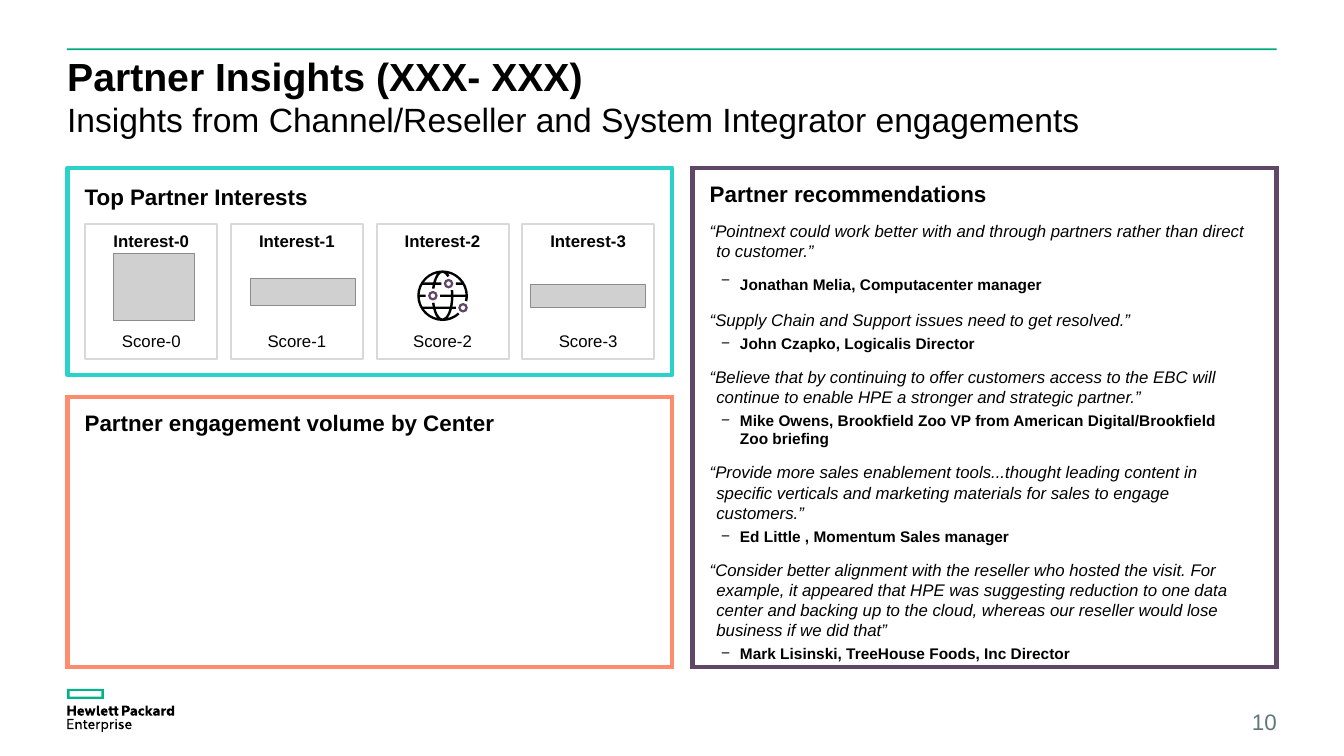
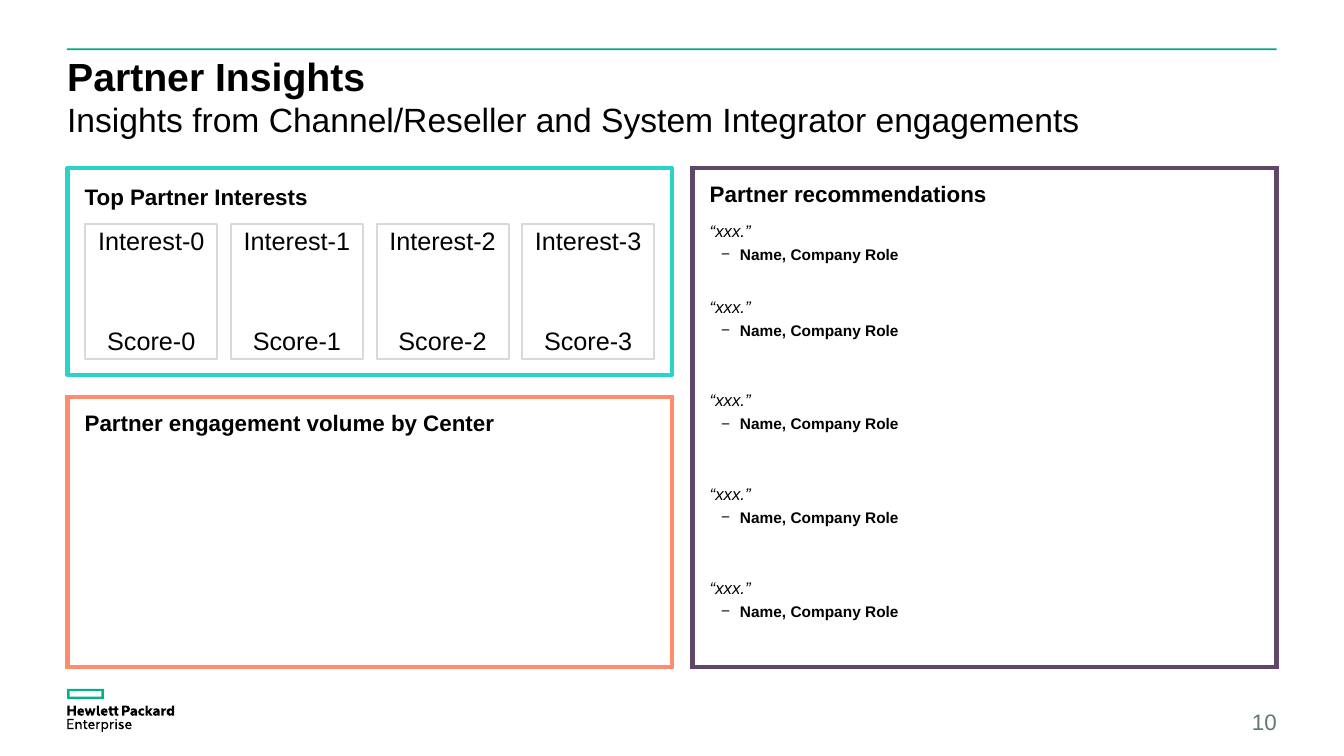
Before and after one commit to clivemeister/excel_to_ppt, a slide deck: slide 10 of GCA_Customer_Insights_Month-Year.pptx. Drawn at 1344x756 pixels with LibreOffice and Linux fonts; fonts in the diff are those of the drawing; grey boxes stand for pictures. Boxes give left, top, right and bottom in pixels: in the first picture for what was removed or moved away, otherwise in the second. Text is boxed around its words. In the diff, an @@ line names an element or a change of style, - is before the commit and + after.

```diff
--- a/GCA_Customer_Insights_Month-Year.pptx
+++ b/GCA_Customer_Insights_Month-Year.pptx
@@ title at [67,62,365,99]: text changed @@
-Partner Insights (XXX- XXX)
+Partner Insights
@@ size 12 to 18 pt, bold off in 4 elements at [98,232,204,251], [244,232,350,251], [389,232,495,251], [535,232,641,251] @@
@@ text in rectangle at [710,225,898,621]: text changed; size 12 to 11 pt; bold on; italic off @@
-“Pointnext could work better with and through partners rather than direct to customer.”
-− Jonathan Melia, Computacenter manager
-“Supply Chain and Support issues need to get resolved.”
-− John Czapko, Logicalis Director
-“Believe that by continuing to offer customers access to the EBC will continue to enable HPE a stronger and strategic partner.”
-− Mike Owens, Brookfield Zoo VP from American Digital/Brookfield Zoo briefing
-“Provide more sales enablement tools...thought leading content in specific verticals and marketing materials for sales to engage customers.”
-− Ed Little , Momentum Sales manager
-“Consider better alignment with the reseller who hosted the visit. For example, it appeared that HPE was suggesting reduction to one data center and backing up to the cloud, whereas our reseller would lose business if we did that”
-− Mark Lisinski, TreeHouse Foods, Inc Director
+“xxx.”
+− Name, Company Role
+“xxx.”
+− Name, Company Role
+“xxx.”
+− Name, Company Role
+“xxx.”
+− Name, Company Role
+“xxx.”
+− Name, Company Role
@@ picture removed at [113,253,195,321] @@
@@ picture removed at [251,279,356,307] @@
@@ picture removed at [530,284,645,308] @@
@@ group removed at [417,270,469,321]: 5 rectangles, 4 freeform shapes @@
@@ size 12 to 18 pt in 4 elements at [107,332,195,351], [253,332,341,351], [398,332,486,351], [544,332,632,351] @@
```
Also in this commit, not shown: 5 other slides changed, 3 slides added, 2 slides removed, 40 other files.
